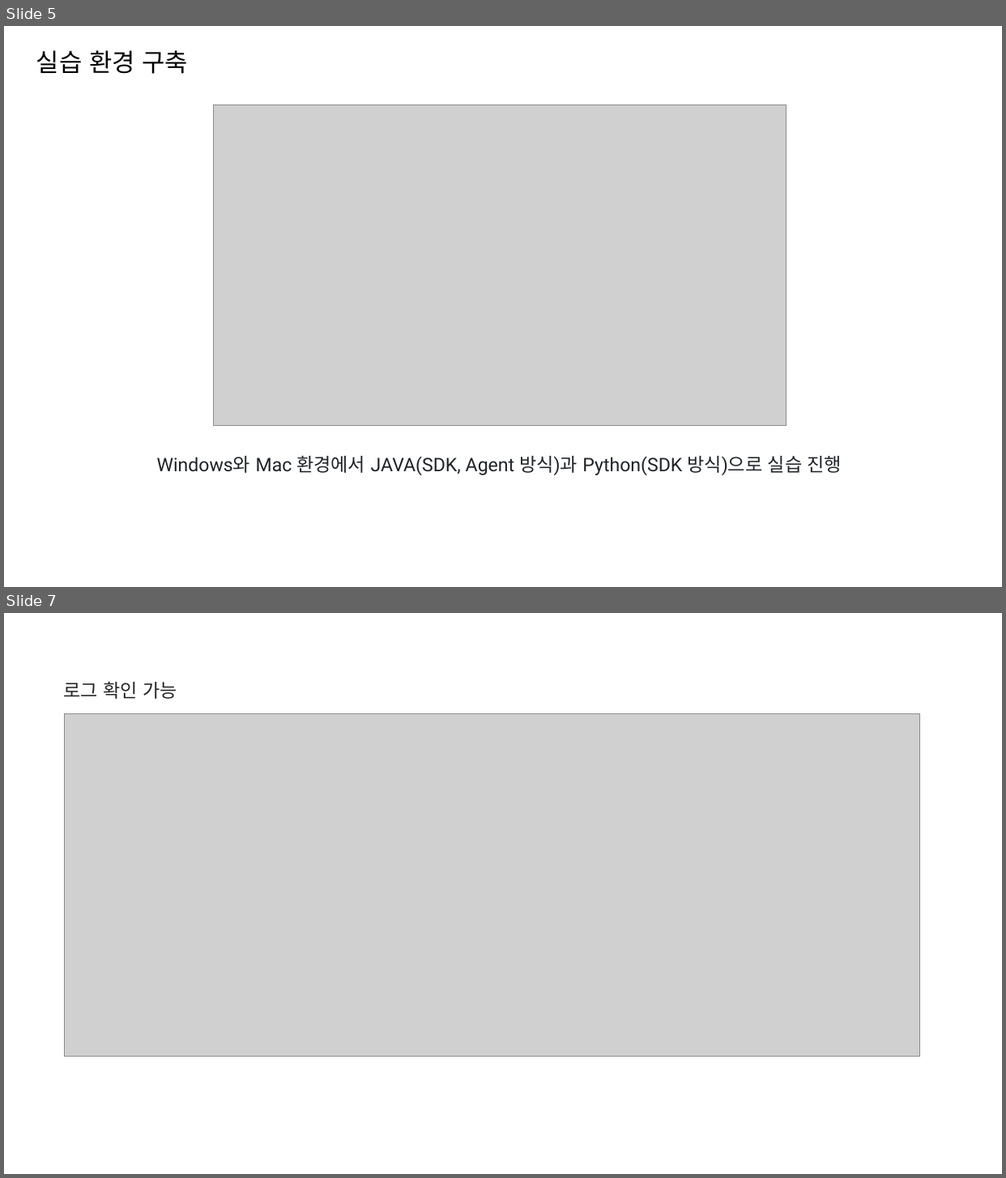
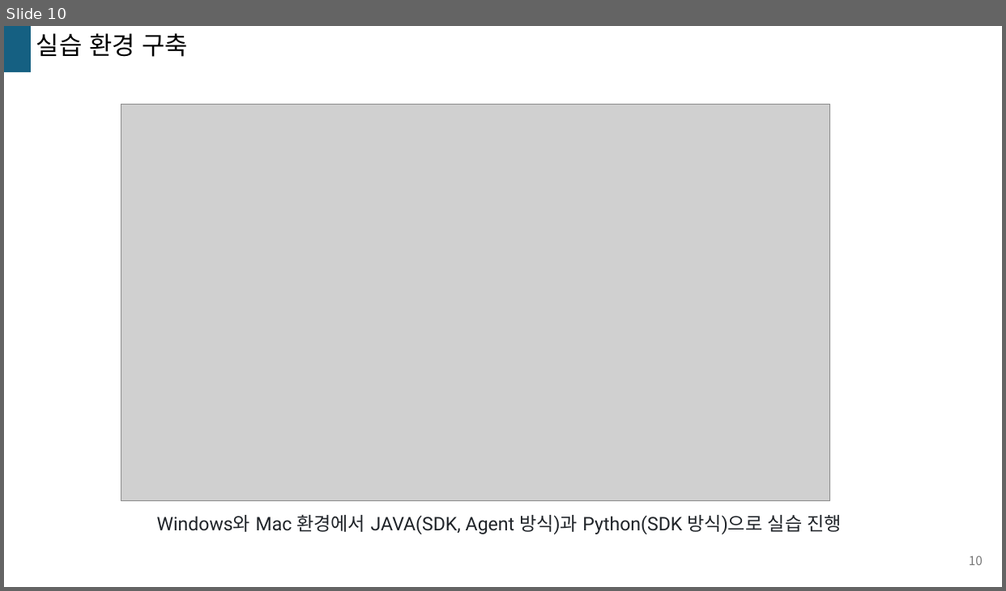
Before and after one commit to kkimsungchul/otel, a slide deck: [Otel]정리.pptx. Shown one above the other, each under a label of ours: slides 5 and 7 before the commit, slide 10 after it; the slides between them are not shown. The pictures are 1006x1178 and 1006x591 pixels, drawn with LibreOffice and Linux fonts; fonts in the diff are those of the drawing; grey boxes stand for pictures. Boxes give left, top, right and bottom in pixels: in the first picture for what was removed or moved away, otherwise in the second. Text is boxed around its words. In the diff, an @@ line names an element or a change of style, - is before the commit and + after.

```diff
--- a/[Otel]정리.pptx
+++ b/[Otel]정리.pptx
@@ slide 7 removed at box(4, 613, 1002, 1174), background #FFFFFF @@
@@ text removed at box(64, 681, 177, 699) @@
-로그 확인 가능
@@ picture removed at box(65, 714, 919, 1056) @@
@@ what was slide 5 is now slide 10 @@
@@ slide 10 changed as well @@
@@ rectangle added at box(4, 26, 31, 72), fill #156082 @@
@@ text "실습 환경 구축": place and size @@
-text "실습 환경 구축" at box(36, 50, 189, 74)
+text "실습 환경 구축" at box(36, 33, 189, 57)
@@ picture: place and size @@
-picture at box(213, 105, 786, 426)
+picture at box(121, 105, 829, 501)
@@ text "Windows와 Mac 환경에서 JAVA(SDK, Agent ...": place and size @@
-text "Windows와 Mac 환경에서 JAVA(SDK, Agent ..." at box(157, 456, 842, 476)
+text "Windows와 Mac 환경에서 JAVA(SDK, Agent ..." at box(157, 515, 842, 535)
@@ page number added at box(969, 556, 982, 565), 12 pt, text #797979 @@
+10
```
Also in this commit, not shown: 5 other slides changed, 10 slides added, 2 other slides removed, 2 other files.
